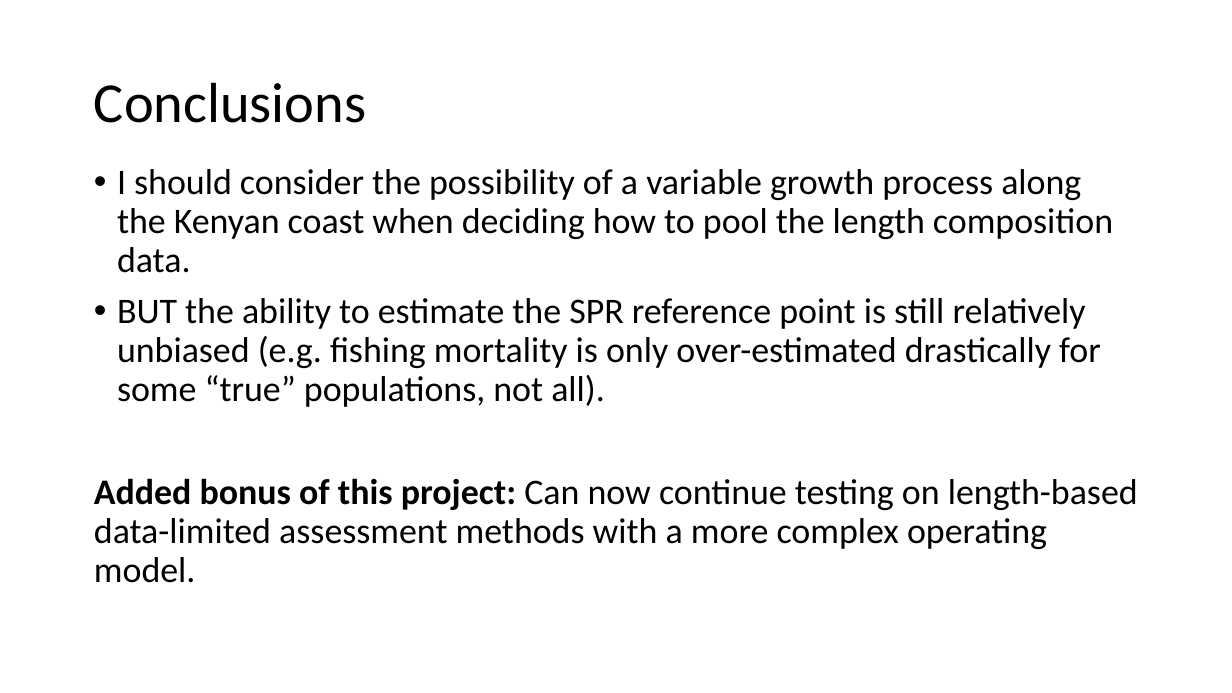
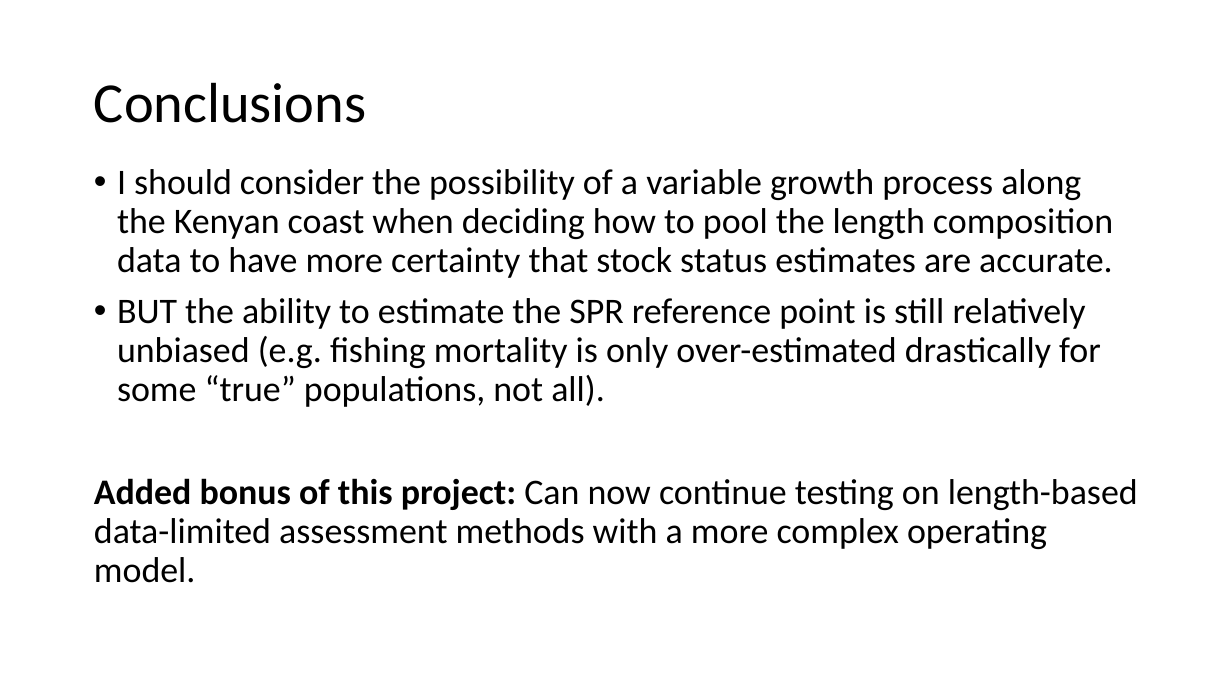
Before and after one commit to merrillrudd/2016_Spatio-temporal_models, a slide deck: slide 20 of Project/Rudd_Project.pptx (slide 22 before the commit). Drawn at 1232x693 pixels with LibreOffice and Linux fonts; fonts in the diff are those of the drawing. Boxes give left, top, right and bottom in pixels: in the first picture for what was removed or moved away, otherwise in the second. Text is boxed around its words. In the diff, an @@ line names an element or a change of style, - is before the commit and + after.

Commit message:
updates on spatial growth project

```diff
--- a/Project/Rudd_Project.pptx
+++ b/Project/Rudd_Project.pptx
@@ text at (x1=117, y1=169, x2=1113, y2=278): text changed @@
-• I should consider the possibility of a variable growth process along the Kenyan coast when deciding how to pool the length composition data.
+• I should consider the possibility of a variable growth process along the Kenyan coast when deciding how to pool the length composition data to have more certainty that stock status estimates are accurate.
```
Also in this commit, not shown: 9 other slides changed, 8 slides added, 3 slides removed, 1 other file.
